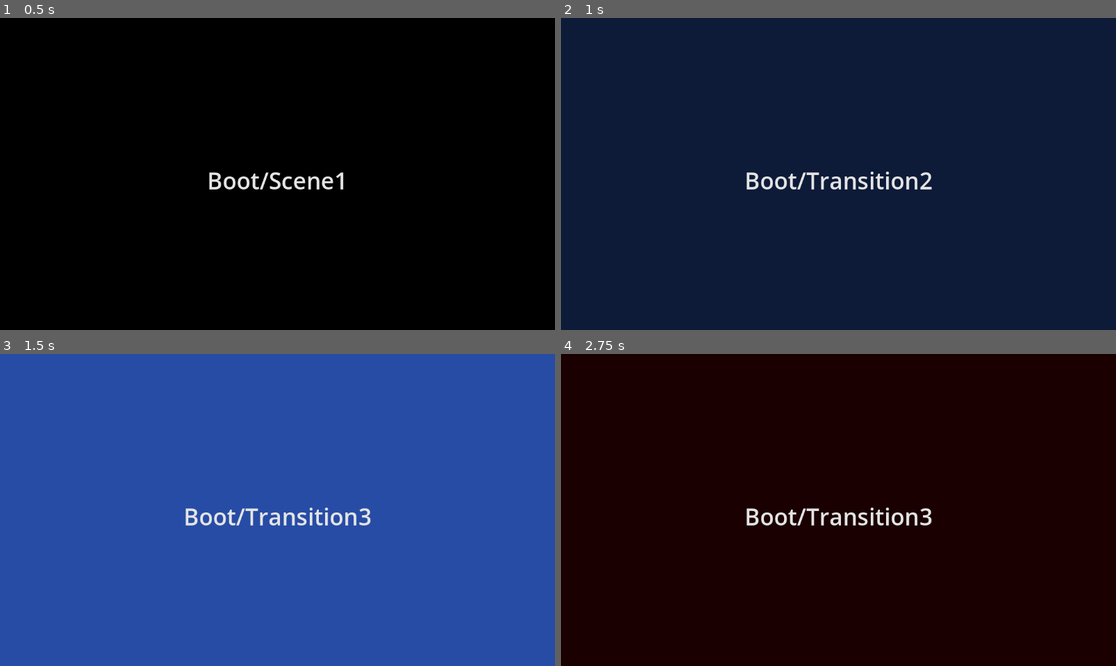
Above: before the commit, frames 1-4 (two rows, left to right).
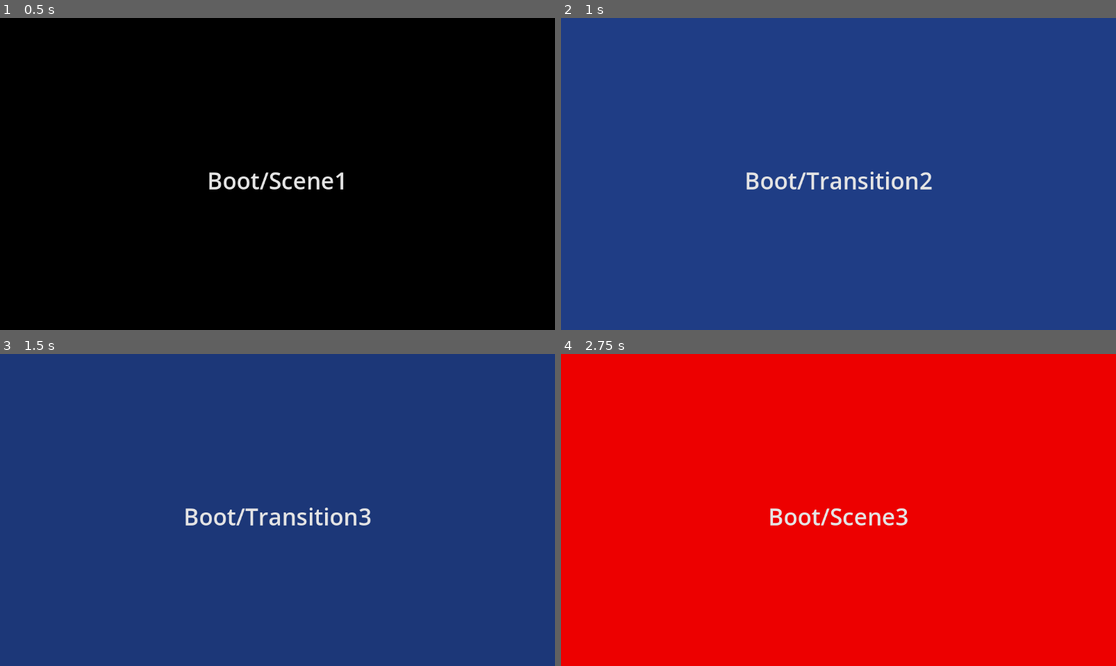
Above: after the commit, the same moments.

Repository: coffeebeats/godot-plugin-std
Game: Godot game, scene res://scene/example/main.tscn
The game is run twice, just before and just after one commit, with the same random seed, the same clock (stepped at 60 frames per second) and the same inputs. The project has no main scene, so this scene is started directly.
Inputs:
- Up to frame 1 (0.5 s): no input
- Up to frame 2 (1 s): tap Enter (ui_accept) at 0.5 s; hold Enter (ui_accept) from 0.53 s (still down)
- Up to frame 3 (1.5 s): release Enter (ui_accept) at 1.28 s; tap Enter (ui_accept) at 1.35 s
- Up to frame 4 (2.75 s): tap Enter (ui_accept) at 1.52, 1.82 s; hold Enter (ui_accept) from 2.03 s (still down)

Frame 1 is identical in both runs. In frame 2, 99% of the frame differs, in the area x 0-100%, y 0-100%; in frame 3, 99%; in frame 4, 100%.

Commit message:
feat(scene): implement a `Splash` scene state for splash screens (#28)
* feat(scene): create an `Advance` event which signals advancing to a pre-defined scene state

* fix(scene): make return type of helper method clearer

* fix(scene): shorten fade durations

* feat(scene): implement a `Splash` scene state for a splash screen

Diff:
--- /dev/null
+++ b/scene/event/advance.gd
@@ -0,0 +1,11 @@
+##
+## std/scene/event/advance.gd
+##
+## Advance is a 'Scene' event which requests a transition to the next state.
+##
+## NOTE: This event does not allow specifying a custom target 'Scene.State'. Instead it
+## relies on the current state to define its target. To allow an input event to specify
+## a custom target, see 'std/scene/event/transition.gd'.
+##
+
+extends "../event.gd"
--- a/scene/handle.gd
+++ b/scene/handle.gd
@@ -9,10 +9,32 @@
 
 # -- DEPENDENCIES -------------------------------------------------------------------- #
 
+const AdvanceEvent := preload("event/advance.gd")
+const TransitionEvent := preload("event/transition.gd")
 const Scene := preload("scene.gd")
-const TransitionEvent := preload("event/transition.gd")
 
 # -- PUBLIC METHODS ------------------------------------------------------------------ #
+
+
+## advance transitions the 'Scene' state machine to the next predefined state.
+func advance(data: Resource = null) -> void:
+	var event := AdvanceEvent.new()
+	event.data = data
+
+	return input(event)
+
+
+## input sends the provided scene event to the 'Scene' state machine.
+func input(event: Scene.Event) -> void:
+	assert(event, "invalid argument; missing scene event")
+
+	var nodes := get_tree().get_nodes_in_group(Scene._GROUP_SCENE_FSM)
+	assert(len(nodes) == 1, "unexpected number of scene FSM nodes")
+
+	var scene = nodes[0] as Scene
+	assert(scene is Scene, "invalid 'Scene' state machine node")
+
+	scene.input(event)
 
 
 ## transition_to transitions the 'Scene' state machine to the state specified by 'path'.
@@ -21,10 +43,4 @@
 	event.target = path
 	event.data = data
 
-	var nodes := get_tree().get_nodes_in_group(Scene._GROUP_SCENE_FSM)
-	assert(len(nodes) == 1, "unexpected number of scene FSM nodes")
-
-	var scene = nodes[0] as Scene
-	assert(scene is Scene, "invalid 'Scene' state machine node")
-
-	scene.input(event)
+	return input(event)
--- a/scene/state/fade.gd
+++ b/scene/state/fade.gd
@@ -16,13 +16,13 @@
 
 @export_group("Fade In ")
 @export var fade_in: bool = true
-@export_range(0.0, 4.0) var fade_in_duration: float = 1.0
+@export_range(0.0, 4.0) var fade_in_duration: float = 0.6
 @export var fade_in_ease: Tween.EaseType = Tween.EASE_OUT
 @export var fade_in_transition: Tween.TransitionType = Tween.TRANS_CUBIC
 
 @export_group("Fade Out ")
 @export var fade_out: bool = true
-@export_range(0.0, 4.0) var fade_out_duration: float = 0.8
+@export_range(0.0, 4.0) var fade_out_duration: float = 0.6
 @export var fade_out_ease: Tween.EaseType = Tween.EASE_IN
 @export var fade_out_transition: Tween.TransitionType = Tween.TRANS_CUBIC
 
--- /dev/null
+++ b/scene/state/splash.gd
@@ -0,0 +1,101 @@
+##
+## std/scene/state/splash.gd
+##
+## Splash implements a 'Scene.State' for a splash screen.
+##
+
+extends "playable.gd"
+
+# -- DEPENDENCIES -------------------------------------------------------------------- #
+
+const Scene := preload("../scene.gd")
+const AdvanceEvent := preload("../event/advance.gd")
+const Instantiable := preload("instantiable.gd")
+
+# -- CONFIGURATION ------------------------------------------------------------------- #
+
+## to is the node path from this state to the state to which this node will transition.
+@export var to: NodePath
+
+@export_group("Splash Duration")
+@export var duration_minimum_enabled: bool = true
+@export_range(0.0, 5.0) var duration_minimum: float = 1.5
+
+@export_group("Auto-transition")
+@export var auto_transition_enabled: bool = true
+@export_range(0.0, 5.0) var auto_transition_delay: float = 3.0
+
+# -- INITIALIZATION ------------------------------------------------------------------ #
+
+var _elapsed: float = 0.0
+var _to_load_result: Loader.Result = null
+var _transition_requested: bool = false
+
+# -- PRIVATE METHODS (OVERRIDES) ----------------------------------------------------- #
+
+
+## A virtual method called when this state is entered (after exiting previous state).
+func _on_enter(previous: State) -> void:
+	super(previous)
+
+	_elapsed = 0.0
+	_to_load_result = null
+	_transition_requested = false
+
+	var target := _get_target()
+	assert(target is Scene.State, "missing transition target")
+
+	if target is Instantiable:
+		_to_load_result = _get_loader().load(target.scene)
+
+
+## A virtual method called to process 'StateMachine' input for the current frame.
+func _on_input(event: Event) -> State:
+	if event is AdvanceEvent:
+		_transition_requested = true
+
+	return _parent
+
+
+## A virtual method called to process a frame/tick, given the frame time 'delta'.
+func _on_update(delta: float) -> State:
+	super(delta)
+
+	_elapsed += delta
+
+	if (
+		# Transition target is ready to be transitioned to.
+		(
+			(
+				_to_load_result == null
+				or _to_load_result.stats == ResourceLoader.THREAD_LOAD_LOADED
+			)
+			# Player requested transition.
+			and (
+				_transition_requested
+				and (not duration_minimum_enabled or _elapsed >= duration_minimum)
+			)
+		)
+		# Auto-transition.
+		or (
+			auto_transition_enabled
+			and _elapsed >= auto_transition_delay
+			and (not duration_minimum_enabled or _elapsed >= duration_minimum)
+		)
+	):
+		var target := _get_target()
+		assert(target is Scene.State, "missing transition target")
+
+		return _transition_to(_root.get_path_to(target as Object))
+
+	return null
+
+
+# -- PRIVATE METHODS ----------------------------------------------------------------- #
+
+
+func _get_target() -> Scene.State:
+	var node: Node = self as Object as Node
+	assert(node, "invalid configuration; not a node")
+
+	return node.get_node_or_null(to) as Object
--- a/scene/state/transition.gd
+++ b/scene/state/transition.gd
@@ -47,7 +47,7 @@
 # -- PRIVATE METHODS ----------------------------------------------------------------- #
 
 
-func _get_target() -> Node:
+func _get_target() -> Scene.State:
 	var node: Node = self as Object as Node
 	assert(node, "invalid configuration; not a node")
 
